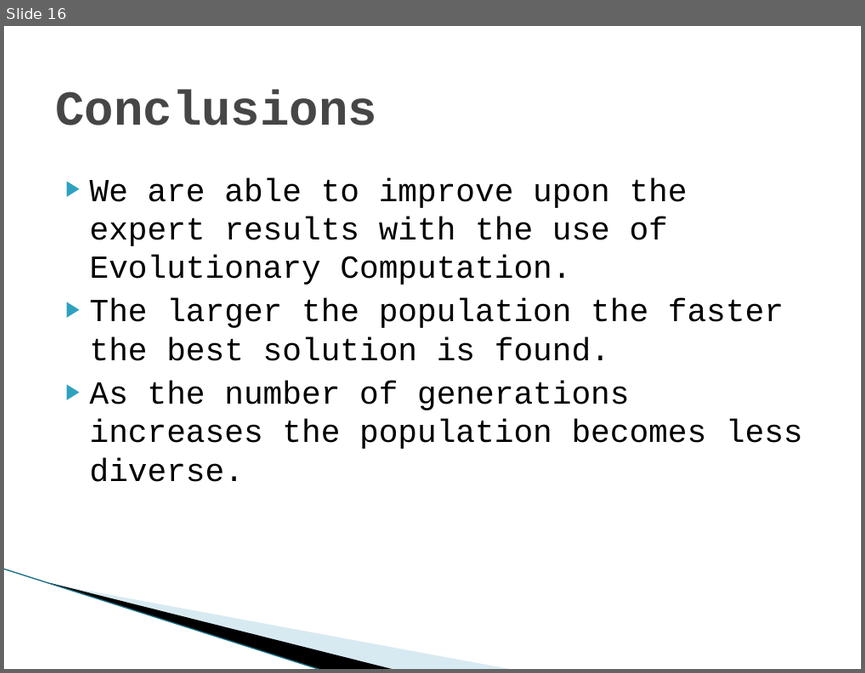
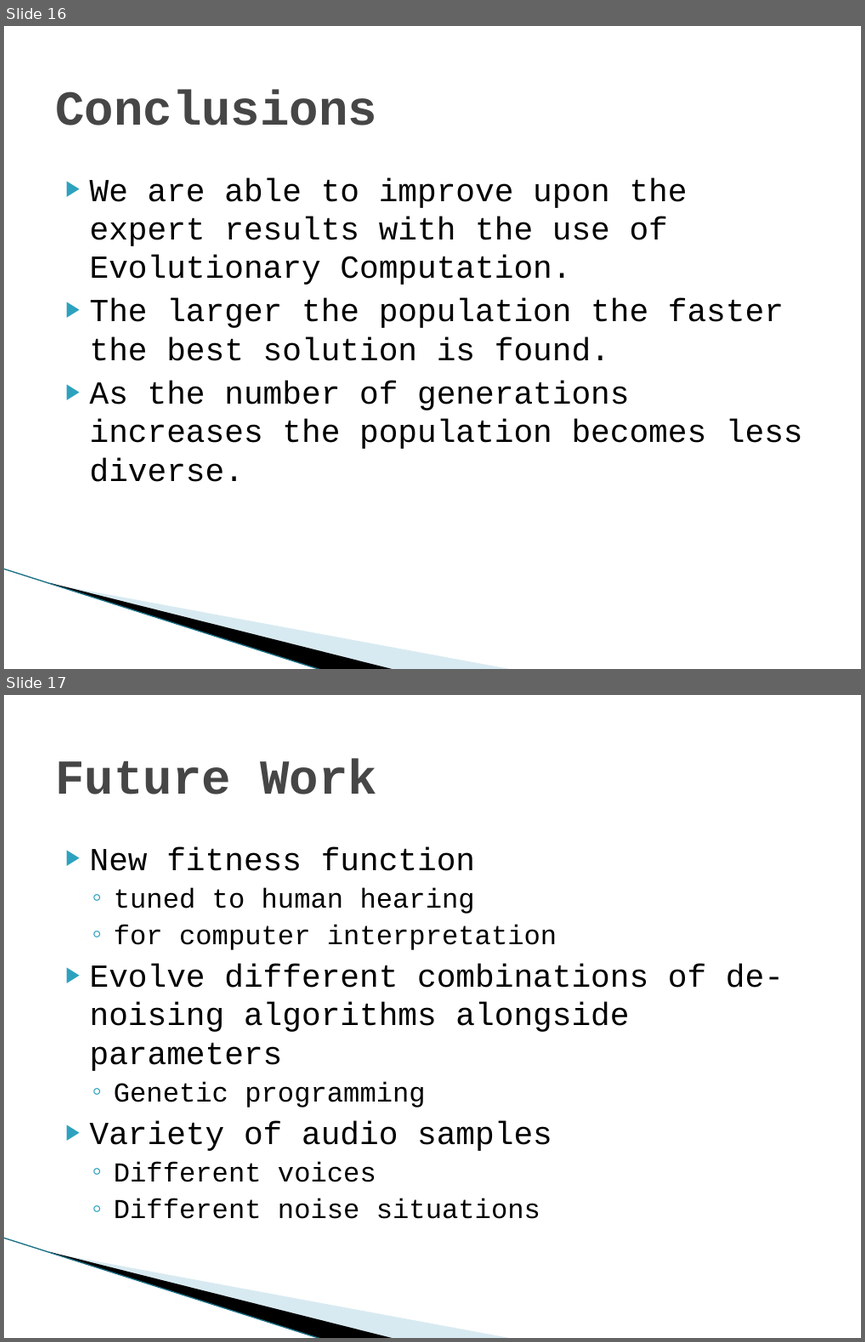
Before and after one commit to vfasburg/cse_848, a slide deck: project/848_Project_Presentation_Fasburg_Thomas.pptx. Shown one above the other, each under a label of ours: slide 16 before the commit, slides 16 and 17 after it. The pictures are 865x673 and 865x1342 pixels, drawn with LibreOffice and Linux fonts; fonts in the diff are those of the drawing; background and template pictures are left out. Boxes give left, top, right and bottom in pixels: in the first picture for what was removed or moved away, otherwise in the second. Text is boxed around its words. In the diff, an @@ line names an element or a change of style, - is before the commit and + after.

Commit message:
Updated Slides

```diff
--- a/project/848_Project_Presentation_Fasburg_Thomas.pptx
+++ b/project/848_Project_Presentation_Fasburg_Thomas.pptx
@@ slide 17 added at (4,695,861,1338), background #FFFFFF; not listed: 3 template elements that a slide beside it also shows @@
@@ title added at (55,758,377,794), 41 pt, text #464646, bold @@
+Future Work
@@ text added at (90,847,783,1219), 27 pt, text #000000 @@
+▶ New fitness function
+  ◦ tuned to human hearing
+  ◦ for computer interpretation
+▶ Evolve different combinations of de-noising algorithms alongside parameters
+  ◦ Genetic programming
+▶ Variety of audio samples
+  ◦ Different voices
+  ◦ Different noise situations
```
